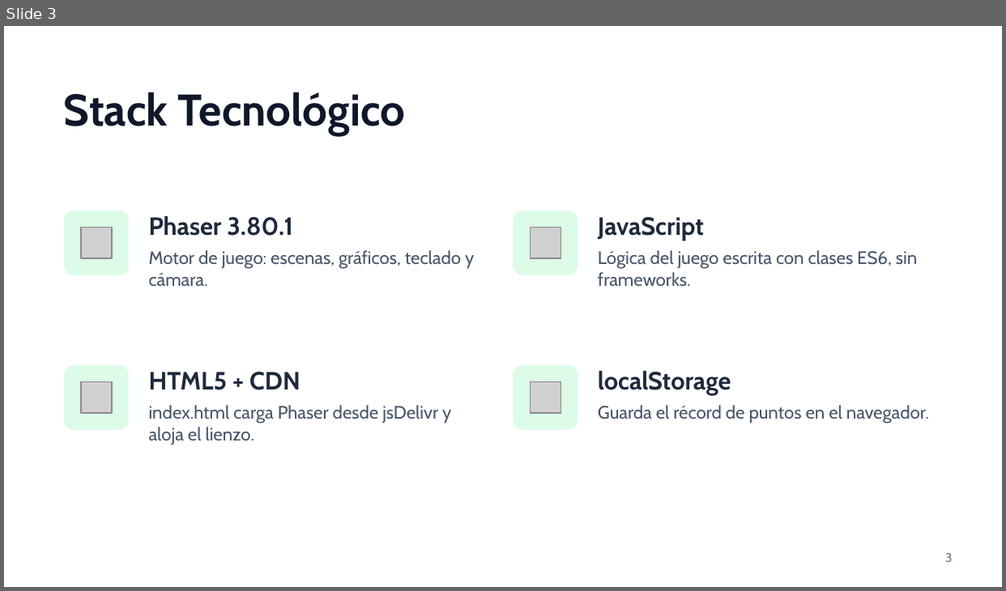
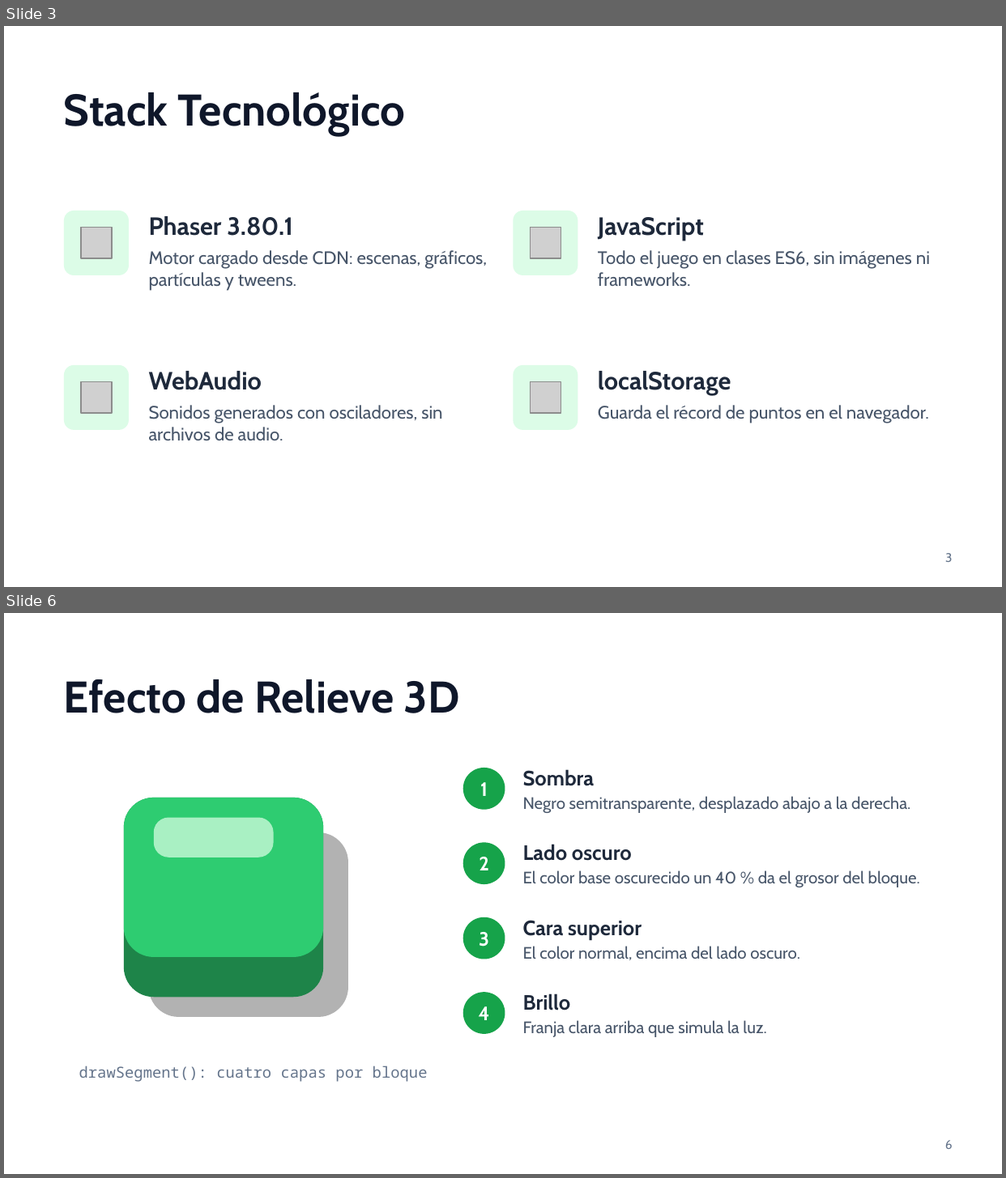
Before and after one commit to 2026B-sof-jueg-gr1/VELASQUEZ-CANDO-CAROL-ABIGAIL-jueg-gr3, a slide deck: Snake/Presentación de Snake.pptx. Shown one above the other, each under a label of ours: slide 3 before the commit, slides 3 and 6 after it; the slides between them are not shown. The pictures are 1006x591 and 1006x1178 pixels, drawn with LibreOffice and Linux fonts; fonts in the diff are those of the drawing; grey boxes stand for pictures. Boxes give left, top, right and bottom in pixels: in the first picture for what was removed or moved away, otherwise in the second. Text is boxed around its words. In the diff, an @@ line names an element or a change of style, - is before the commit and + after.

```diff
--- a/Snake/Presentación de Snake.pptx
+++ b/Snake/Presentación de Snake.pptx
@@ slide 6 added at box(4, 613, 1002, 1174), background #FFFFFF @@
@@ title added at box(64, 679, 460, 713), 32 pt, text #0F172A, bold @@
+Efecto de Relieve 3D
@@ ellipse added at box(463, 768, 505, 810), fill #16A34A @@
@@ text added at box(480, 782, 488, 796), 14 pt, text #FFFFFF, bold @@
+1
@@ text added at box(523, 769, 594, 786), 15 pt, text #1E293B, bold @@
+Sombra
@@ rounded rectangle added at box(124, 798, 323, 997), fill #1E8449 @@
@@ rounded rectangle added at box(124, 798, 323, 957), fill #2ECC71 @@
@@ text added at box(523, 796, 910, 813), 12 pt, text #475569 @@
+Negro semitransparente, desplazado abajo a la derecha.
@@ rounded rectangle added at box(154, 818, 274, 858), fill #A9F0C3 @@
@@ rounded rectangle added at box(149, 833, 348, 1017), fill #000000 at 30% opacity @@
@@ ellipse added at box(463, 842, 505, 884), fill #16A34A @@
@@ text added at box(523, 844, 632, 861), 15 pt, text #1E293B, bold @@
+Lado oscuro
@@ text added at box(479, 857, 489, 871), 14 pt, text #FFFFFF, bold @@
+2
@@ text added at box(523, 871, 920, 888), 12 pt, text #475569 @@
+El color base oscurecido un 40 % da el grosor del bloque.
@@ ellipse added at box(463, 918, 505, 960), fill #16A34A @@
@@ text added at box(523, 920, 641, 940), 15 pt, text #1E293B, bold @@
+Cara superior
@@ text added at box(479, 932, 489, 947), 14 pt, text #FFFFFF, bold @@
+3
@@ text added at box(523, 946, 800, 960), 12 pt, text #475569 @@
+El color normal, encima del lado oscuro.
@@ ellipse added at box(463, 992, 505, 1034), fill #16A34A @@
@@ text added at box(523, 994, 571, 1011), 15 pt, text #1E293B, bold @@
+Brillo
@@ text added at box(479, 1007, 490, 1020), 14 pt, text #FFFFFF, bold @@
+4
@@ text added at box(523, 1020, 766, 1037), 12 pt, text #475569 @@
+Franja clara arriba que simula la luz.
@@ text added at box(79, 1066, 428, 1082), 11 pt, text #64748B @@
+drawSegment(): cuatro capas por bloque
@@ page number added at box(945, 1140, 953, 1149), 9 pt, text #64748B @@
+6
@@ slide 3 changed as well @@
@@ text at box(149, 250, 487, 291): text changed @@
-Motor de juego: escenas, gráficos, teclado y cámara.
+Motor cargado desde CDN: escenas, gráficos, partículas y tweens.
@@ text at box(598, 250, 930, 286): text changed @@
-Lógica del juego escrita con clases ES6, sin frameworks.
+Todo el juego en clases ES6, sin imágenes ni frameworks.
@@ text at box(149, 371, 262, 390): text changed @@
-HTML5 + CDN
+WebAudio
@@ text at box(149, 405, 442, 441): text changed @@
-index.html carga Phaser desde jsDelivr y aloja el lienzo.
+Sonidos generados con osciladores, sin archivos de audio.
```
Also in this commit, not shown: 6 other slides changed, 5 other slides added, 2 slides removed, 1 other file.
